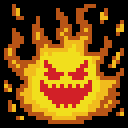
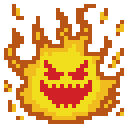
Comparing the layer stacks of the two 128px x 128px images. Changes:
hid "Background" over (0, 0, 128, 128)
